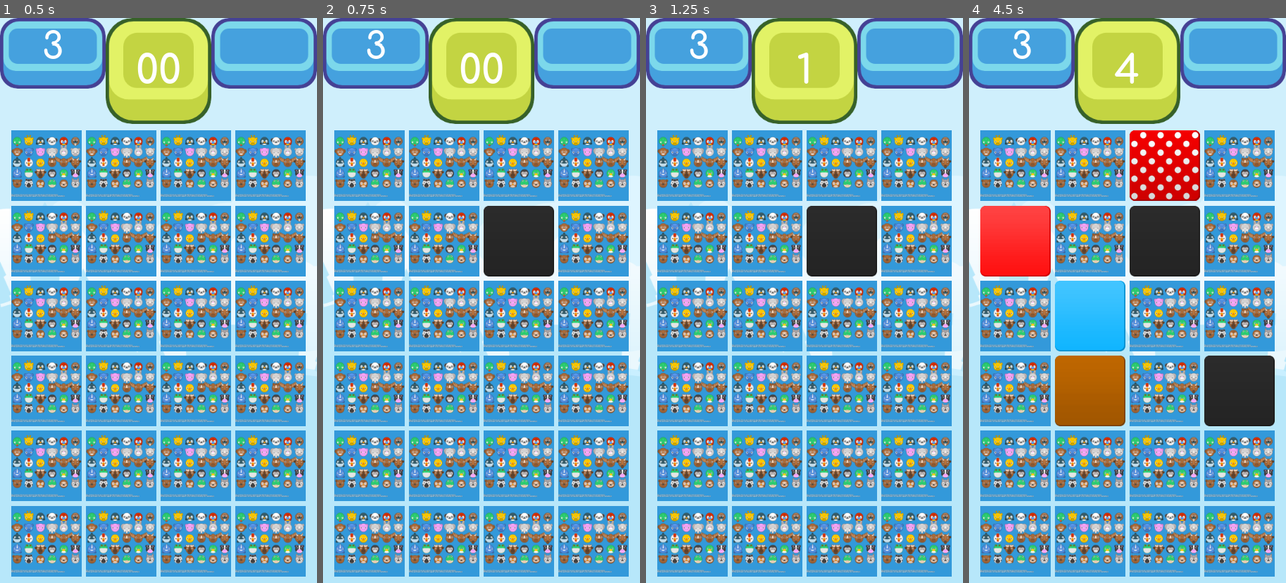
Above: before the commit, frames 1-4 (left to right).
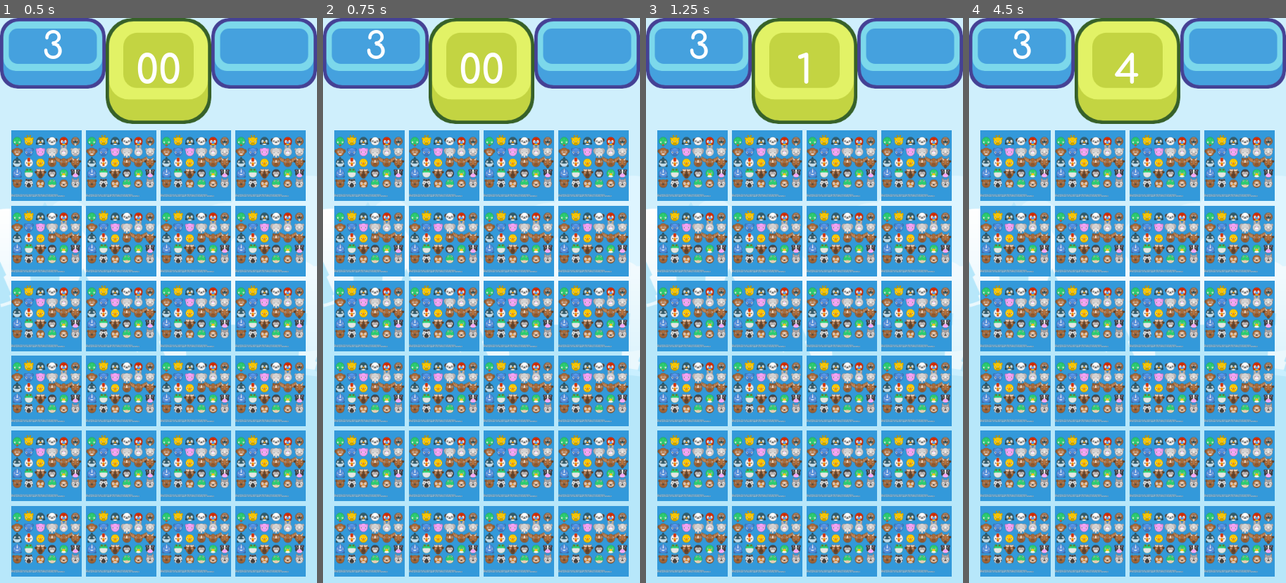
Above: after the commit, the same moments.

Repository: Falskim/FlipCard
Game: Godot game, scene res://Scenes/game_window.tscn
Same seed, same stepped clock (60 frames per second), same inputs: the game is played once before the commit and once after it.
Inputs (mouse positions are in pixels of both pictures, inside the frame that each line leads up to):
- Up to frame 1 (0.5 s): no input
- Up to frame 2 (0.75 s): tap Enter at 0.5 s; move the mouse to (551, 272) at 0.52 s; click (551, 272) at 0.6 s
- Up to frame 3 (1.25 s): no input
- Up to frame 4 (4.5 s): tap Space at 1.25, 2.75, 4.25 s; move the mouse to (1064, 328) at 1.27 s; click (1064, 328) at 1.35 s; tap Enter at 2, 3.5 s; move the mouse to (1159, 176) at 2.02 s; click (1159, 176) at 2.1 s; move the mouse to (1111, 413) at 2.77 s; click (1111, 413) at 2.85 s; move the mouse to (1222, 385) at 3.52 s; click (1222, 385) at 3.6 s; move the mouse to (1032, 215) at 4.27 s; click (1032, 215) at 4.35 s

Frame 1 is identical in both runs. In frame 2, 2.8% of the frame differs, in the area x 50-73%, y 33-46%; in frame 3, 2.8%; in frame 4, 17%, in the area x 3-97%, y 19-73%.

Commit message:
Add files via upload

Diff:
--- a/Scripts/Grid.gd
+++ b/Scripts/Grid.gd
@@ -32,6 +32,10 @@
 var first_touch = true
 var first_card = back_card
 var second_card = back_card
+var pos_x_1 = 0
+var pos_y_1 = 0
+var pos_x_2 = 0
+var pos_y_2 = 0
 var check = false
 
 # Called when the node enters the scene tree for the first time.
@@ -113,7 +117,7 @@
 		var grid_position = pixel_to_grid(mouse_position.x, mouse_position.y)
 		var x_pos = grid_position.x
 		var y_pos = grid_position.y
-		if (is_in_grid(x_pos, y_pos)):
+		if (is_in_grid(x_pos, y_pos) && all_cards[x_pos][y_pos] != null):
 			print(grid_position)
 			touch_check(x_pos, y_pos)
 		else:
@@ -121,13 +125,19 @@
 
 func touch_check(x, y):
 	if first_touch:
-		back_cards[x][y].queue_free()
+		#back_cards[x][y].queue_free()
 		first_card = all_cards[x][y]
+		pos_x_1 = x
+		pos_y_1 = y
+
 		print("first card = " + first_card.color)
 		first_touch = false
 	else:
-		back_cards[x][y].queue_free()
+		#back_cards[x][y].queue_free()
 		second_card = all_cards[x][y]
+		pos_x_2 = x
+		pos_y_2 = y
+
 		print("second card = " + second_card.color)
 		first_touch = true
 		check = true
@@ -136,13 +146,15 @@
 		if first_card != second_card:
 			if first_card.color == second_card.color:
 				first_card.queue_free()
+				all_cards[pos_x_1][pos_y_2] = null
 				second_card.queue_free()
+				all_cards[pos_x_2][pos_y_2] = null
 				check = false
-			#else:
-			#	back_cards[first_card.x][first_card.y] = back_card.instance()
-			#	back_cards[second_card.x][second_card.y] = back_card.instance()
-			#	add_child(back_cards[first_card.x][first_card.y])
-			#	add_child(back_cards[second_card.x][second_card.y])
+			else:
+				#var back = back_card.instance()
+				#add_child(back)
+				#back.position = grid_to_pixel(pos_x_1, pos_y_1)
+				pass
 
 # Called every frame. 'delta' is the elapsed time since the previous frame.
 func _process(delta):
